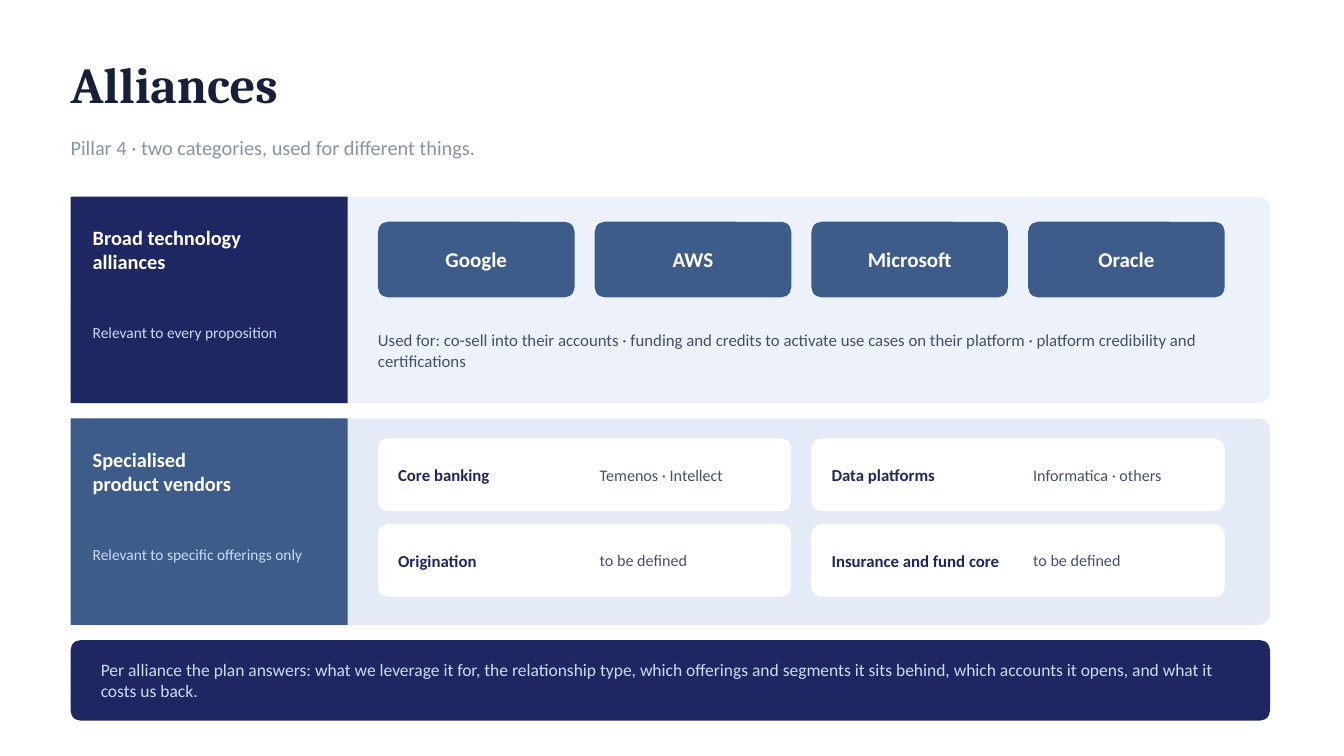
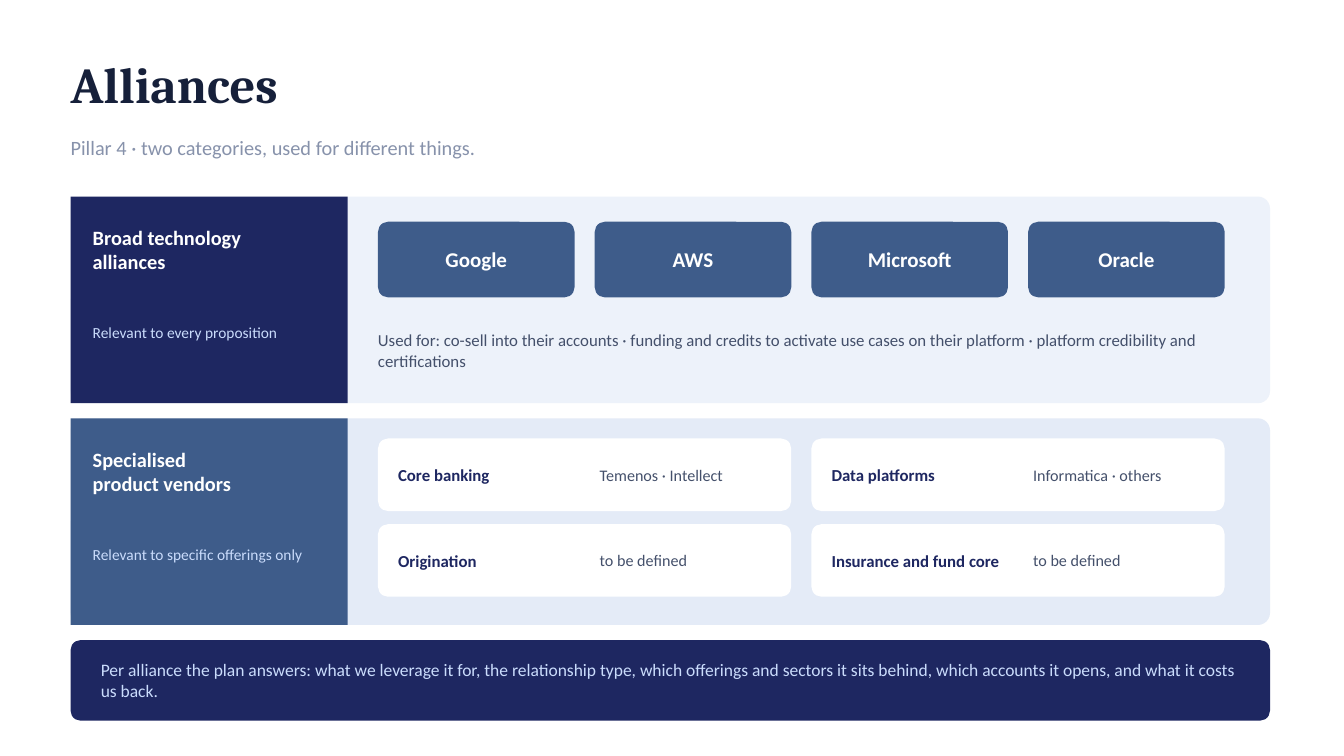
Before and after one commit to dhajjar-cyber/bae, a slide deck: slide 18 of FSI strategy/EAI&D-FSI-Strategy-Development-Plan.pptx. Drawn at 1344x756 pixels with LibreOffice and Linux fonts; fonts in the diff are those of the drawing. Boxes give left, top, right and bottom in pixels: in the first picture for what was removed or moved away, otherwise in the second. Text is boxed around its words. In the diff, an @@ line names an element or a change of style, - is before the commit and + after.

```diff
--- a/FSI strategy/EAI&D-FSI-Strategy-Development-Plan.pptx
+++ b/FSI strategy/EAI&D-FSI-Strategy-Development-Plan.pptx
@@ text at (x1=101, y1=664, x2=1235, y2=697): text changed @@
-Per alliance the plan answers: what we leverage it for, the relationship type, which offerings and segments it sits behind, which accounts it opens, and what it costs us back.
+Per alliance the plan answers: what we leverage it for, the relationship type, which offerings and sectors it sits behind, which accounts it opens, and what it costs us back.
```
Also in this commit, not shown: 18 other slides changed, 2 other files.
